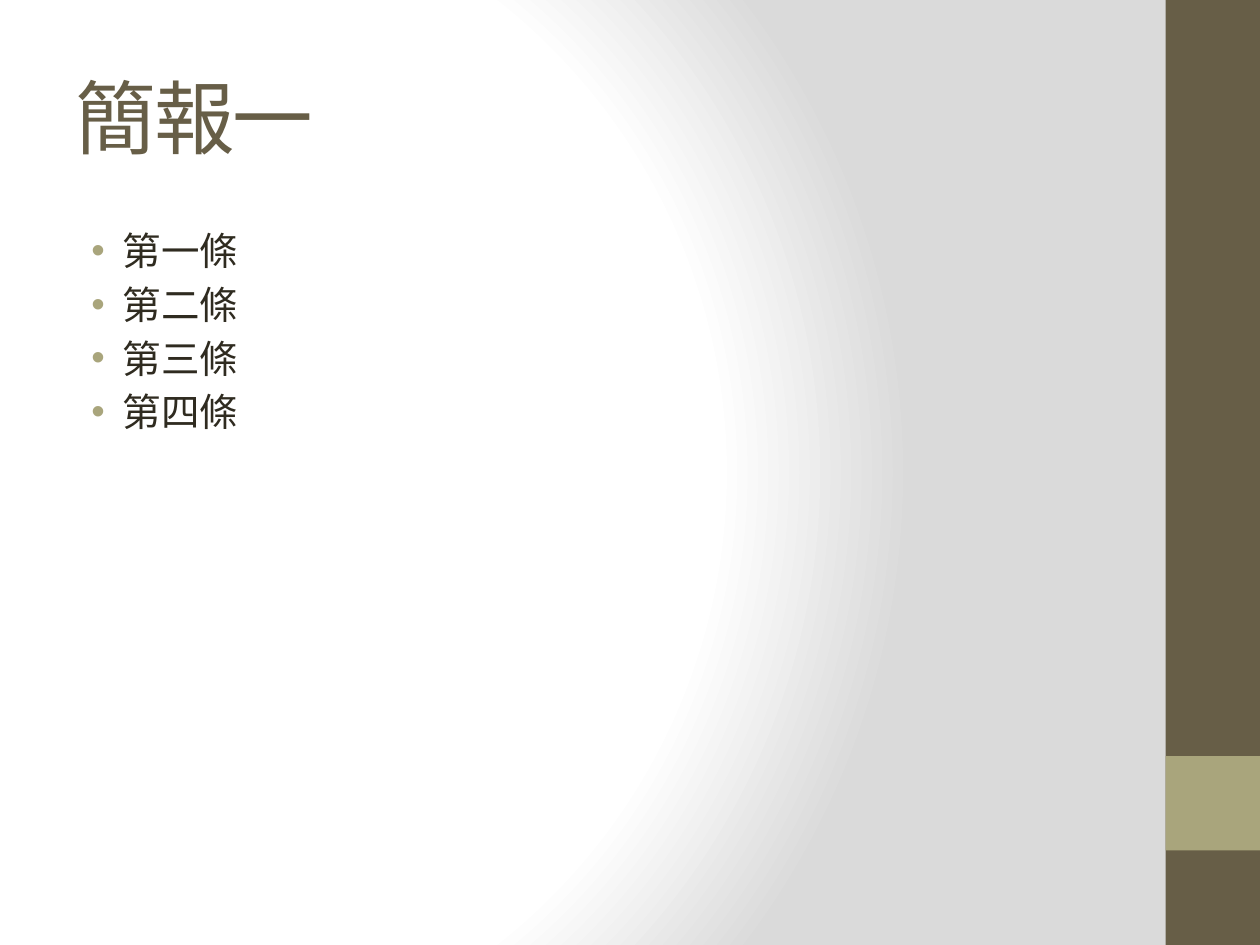
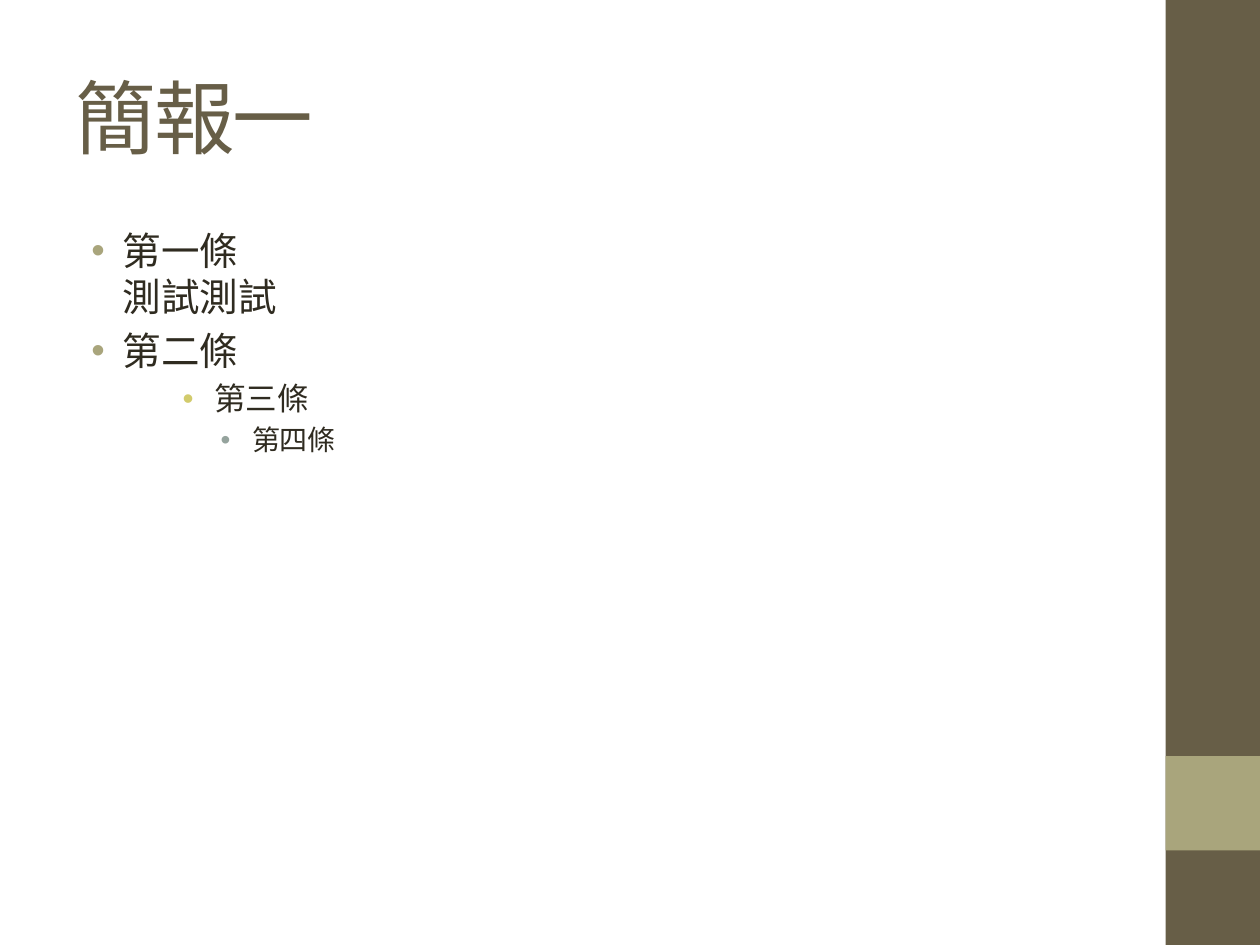
Before and after one commit to fillano/ironman2016, a slide deck: slide 2 of slides/slide1.pptx. Drawn at 1260x945 pixels with LibreOffice and Linux fonts; fonts in the diff are those of the drawing; background and template pictures are left out. Boxes give left, top, right and bottom in pixels: in the first picture for what was removed or moved away, otherwise in the second. Text is boxed around its words. In the diff, an @@ line names an element or a change of style, - is before the commit and + after.

```diff
--- a/slides/slide1.pptx
+++ b/slides/slide1.pptx
@@ background gradient #FFFFFF to #DADADA to picture (left out) @@
@@ text at [123,232,277,314]: text changed @@
-• 第一條
+• 第一條
+  測試測試
@@ text at [214,383,336,453]: size 22 to 18 pt in "第三條"; size 22 to 16 pt in "第四條"; list level 1 to 3 in "第三條"; bullet colour #A9A57C to #D2CB6C; list level 1 to 4 in "第四條"; bullet colour #A9A57C to #95A39D @@
```
Also in this commit, not shown: 3 other slides changed, 2 slides added, 52 other files.
